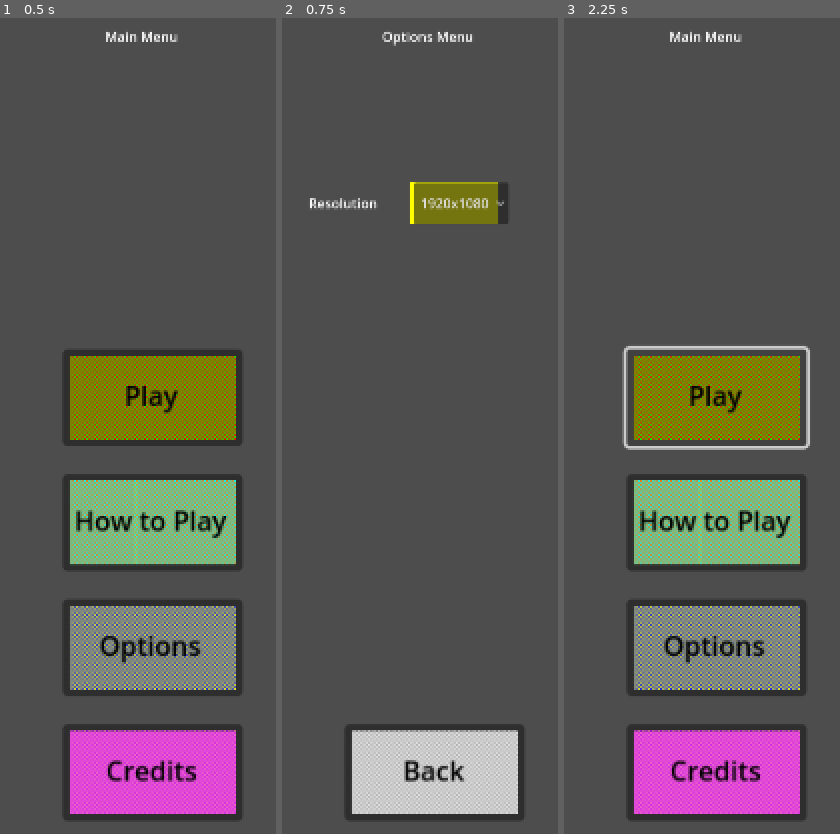
Above: before the commit, frames 1-3 (left to right).
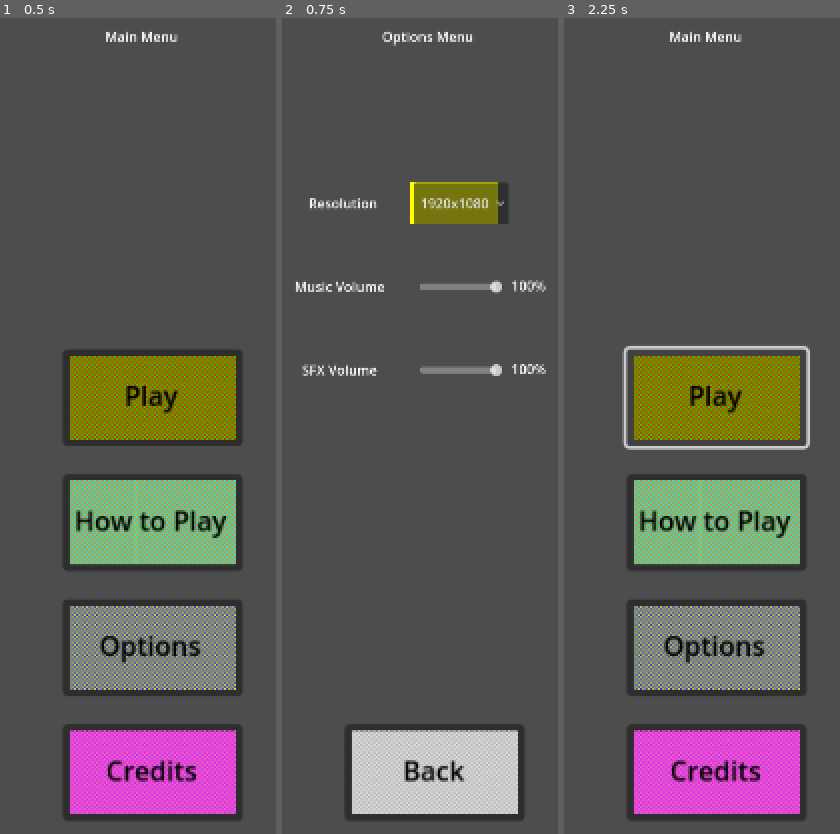
Above: after the commit, the same moments.

Repository: mzbrubak/Godot-Wild-Jam-70
Game: Godot game, scene res://Main Menu.tscn
The game is run twice, just before and just after one commit, with the same random seed, the same clock (stepped at 60 frames per second) and the same inputs.
Inputs:
- Up to frame 1 (0.5 s): no input
- Up to frame 2 (0.75 s): click "Options" at 0.5 s
- Up to frame 3 (2.25 s): click "Back" at 1.25 s; click "Play" at 2 s

Frame 1 is identical in both runs. In frame 2, 1.2% of the frame differs, in the area x 5-96%, y 32-44%; in frame 3, nothing differs.

Commit message:
The music slider and SFX slider both can be modified and the percentage will change based on the modified slider value

Diff:
--- a/Main Menu.gd
+++ b/Main Menu.gd
@@ -74,7 +74,11 @@
 
 # Called every frame. 'delta' is the elapsed time since the previous frame.
 func _process(delta):
-	pass
+	#pass
+
+	# If the player presses the ESCAPE key, then quit the game
+	if Input.is_action_pressed("Quit"):
+		get_tree().quit()
 
 
 func IfOptionsButtonIsPressed():
--- a/Options Menu.gd
+++ b/Options Menu.gd
@@ -1,5 +1,4 @@
 extends Node
-
 
 # Called when the node enters the scene tree for the first time.
 func _ready():
@@ -52,10 +51,62 @@
 	# Initialize the fullscreen text size here
 	$"Resolution Text".size = Vector2(100, 50)
 
+	# Set the music volume text to say Music Volume
+	$"Music Volume Text".text = "Music Volume"
+
+	# Align the music volume text center vertically and right horizontally
+	$"Music Volume Text".vertical_alignment = VERTICAL_ALIGNMENT_CENTER
+	$"Music Volume Text".horizontal_alignment = HORIZONTAL_ALIGNMENT_RIGHT
+
+	# Initialize the music volume size here
+	$"Music Volume Text".size = Vector2(100, 50)
+
+	# Set the min and max values of the music volume slider to be 0 and 100, respectively
+	$"Music Volume Slider".min_value = 0
+	$"Music Volume Slider".max_value = 100
+
+	# Initialize the music volume slider here
+	$"Music Volume Slider".size = Vector2(100, 50)
+
+	# Set the music volume slider value to equal to its max value by default
+	$"Music Volume Slider".value = $"Music Volume Slider".max_value
+
+	# Initialize the music volume percentage to say whatever the music volume slider value currently is
+	$"Music Volume Slider/Music Volume Percentage".text = "%s" % $"Music Volume Slider".value + "%"
+
+	# Set the SFX volume text to say SFX Volume
+	$"SFX Volume Text".text = "SFX Volume"
+
+	# Align the SFX volume text center vertically and right horizontally
+	$"SFX Volume Text".vertical_alignment = VERTICAL_ALIGNMENT_CENTER
+	$"SFX Volume Text".horizontal_alignment = HORIZONTAL_ALIGNMENT_RIGHT
+
+	# Initialize the SFX volume size here
+	$"SFX Volume Text".size = Vector2(100, 50)
+
+	# Set the min and max values of the music volume slider to be 0 and 100, respectively
+	$"SFX Volume Slider".min_value = 0
+	$"SFX Volume Slider".max_value = 100
+
+	# Initialize the music volume slider here
+	$"SFX Volume Slider".size = Vector2(100, 50)
+
+	# Set the music volume slider value to equal to its max value by default
+	$"SFX Volume Slider".value = $"SFX Volume Slider".max_value
+
+	# Initialize the SFX volume percentage to say whatever the SFX volume slider value currently is
+	$"SFX Volume Slider/SFX Volume Percentage".text = "%s" % $"SFX Volume Slider".value + "%"
+
 
 # Called every frame. 'delta' is the elapsed time since the previous frame.
 func _process(delta):
-	pass
+	#pass
+
+	# Initialize the music volume percentage to say whatever the music volume slider value currently is on process
+	$"Music Volume Slider/Music Volume Percentage".text = "%s" % $"Music Volume Slider".value + "%"
+
+	# Initialize the SFX volume percentage to say whatever the SFX volume slider value currently is
+	$"SFX Volume Slider/SFX Volume Percentage".text = "%s" % $"SFX Volume Slider".value + "%"
 
 
 func IfBackButtonIsPressed():
--- a/Options Menu.tscn
+++ b/Options Menu.tscn
@@ -68,5 +68,57 @@
 grow_horizontal = 2
 grow_vertical = 2
 
+[node name="Music Volume Text" type="Label" parent="."]
+offset_left = 800.0
+offset_top = 300.0
+offset_right = 840.0
+offset_bottom = 323.0
+
+[node name="Music Volume Slider" type="HSlider" parent="."]
+anchors_preset = 8
+anchor_left = 0.5
+anchor_top = 0.5
+anchor_right = 0.5
+anchor_bottom = 0.5
+offset_left = -10.0
+offset_top = -240.0
+offset_right = -2.0
+offset_bottom = -224.0
+grow_horizontal = 2
+grow_vertical = 2
+
+[node name="Music Volume Percentage" type="Label" parent="Music Volume Slider"]
+layout_mode = 0
+offset_left = 110.0
+offset_top = 12.0
+offset_right = 150.0
+offset_bottom = 35.0
+
+[node name="SFX Volume Text" type="Label" parent="."]
+offset_left = 800.0
+offset_top = 400.0
+offset_right = 840.0
+offset_bottom = 423.0
+
+[node name="SFX Volume Slider" type="HSlider" parent="."]
+anchors_preset = 8
+anchor_left = 0.5
+anchor_top = 0.5
+anchor_right = 0.5
+anchor_bottom = 0.5
+offset_left = -10.0
+offset_top = -140.0
+offset_right = -2.0
+offset_bottom = -124.0
+grow_horizontal = 2
+grow_vertical = 2
+
+[node name="SFX Volume Percentage" type="Label" parent="SFX Volume Slider"]
+layout_mode = 0
+offset_left = 110.0
+offset_top = 12.0
+offset_right = 150.0
+offset_bottom = 35.0
+
 [connection signal="pressed" from="Back Button" to="." method="IfBackButtonIsPressed"]
 [connection signal="item_selected" from="Resolution Drop Down Menu" to="." method="IfResolutionDropDownMenuIsModified"]
--- a/project.godot
+++ b/project.godot
@@ -24,3 +24,11 @@
 [dotnet]
 
 project/assembly_name="Godot Wild Jam 70"
+
+[input]
+
+Quit={
+"deadzone": 0.5,
+"events": [Object(InputEventKey,"resource_local_to_scene":false,"resource_name":"","device":0,"window_id":0,"alt_pressed":false,"shift_pressed":false,"ctrl_pressed":false,"meta_pressed":false,"pressed":false,"keycode":0,"physical_keycode":4194305,"key_label":0,"unicode":0,"echo":false,"script":null)
+]
+}
